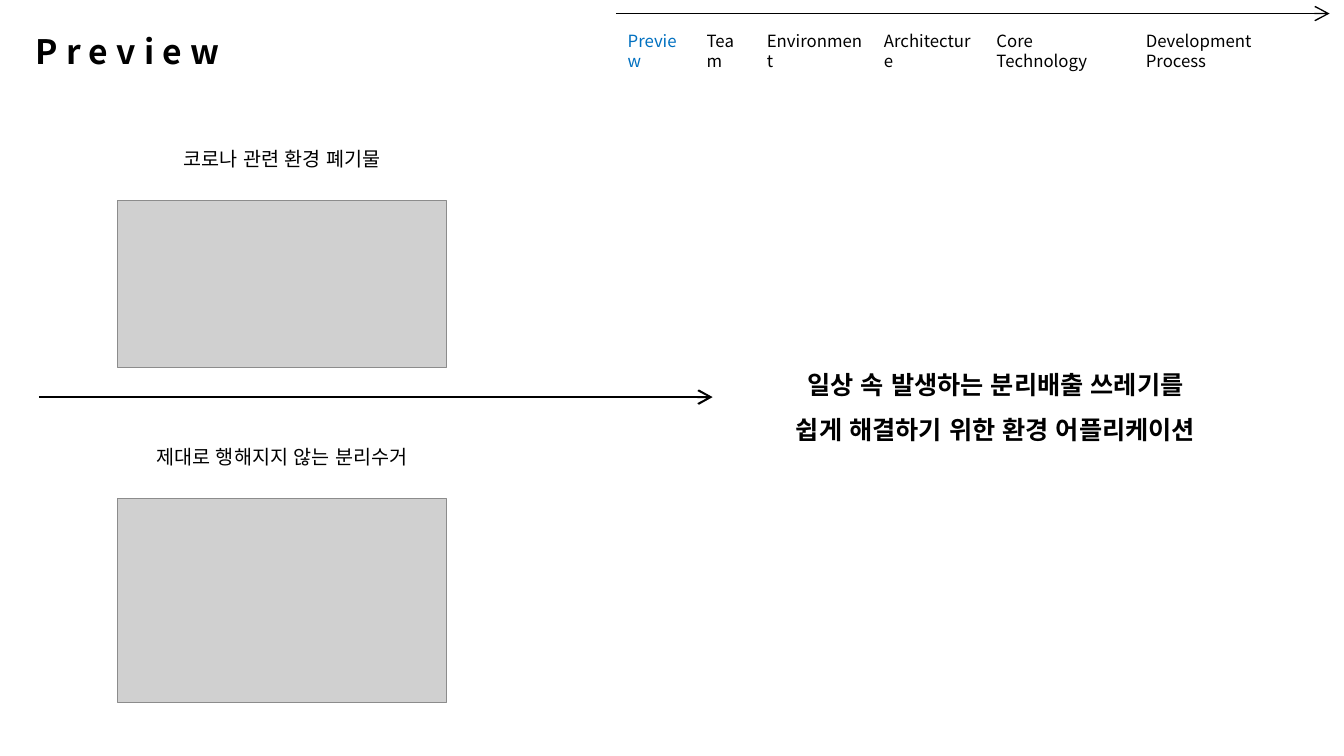
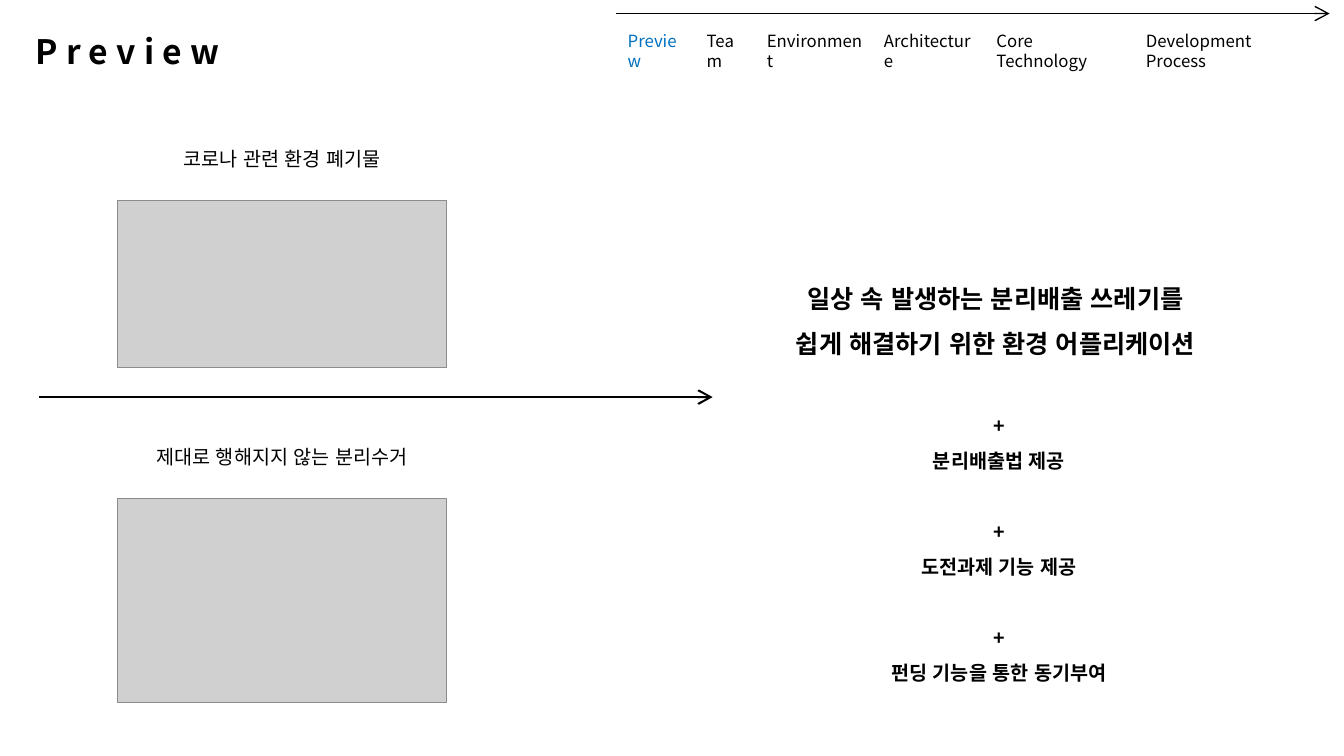
Before and after one commit to VanSubstance/doubleSlash_06, a slide deck: slide 2 of Datas/개발 발표안 1차.pptx. Drawn at 1344x756 pixels with LibreOffice and Linux fonts; fonts in the diff are those of the drawing; grey boxes stand for pictures. Boxes give left, top, right and bottom in pixels: in the first picture for what was removed or moved away, otherwise in the second. Text is boxed around its words. In the diff, an @@ line names an element or a change of style, - is before the commit and + after.

```diff
--- a/Datas/개발 발표안 1차.pptx
+++ b/Datas/개발 발표안 1차.pptx
@@ text "일상 속 발생하는 분리배출 쓰레기를": place and size @@
-text "일상 속 발생하는 분리배출 쓰레기를" at [796,373,1195,442]
+text "일상 속 발생하는 분리배출 쓰레기를" at [796,287,1195,356]
@@ text added at [891,451,1106,682], 14 pt, text #000000, bold @@
++
+분리배출법 제공
++
+도전과제 기능 제공
++
+펀딩 기능을 통한 동기부여
```
Also in this commit, not shown: 2 other slides changed, 1 slide removed, 6 other files.
